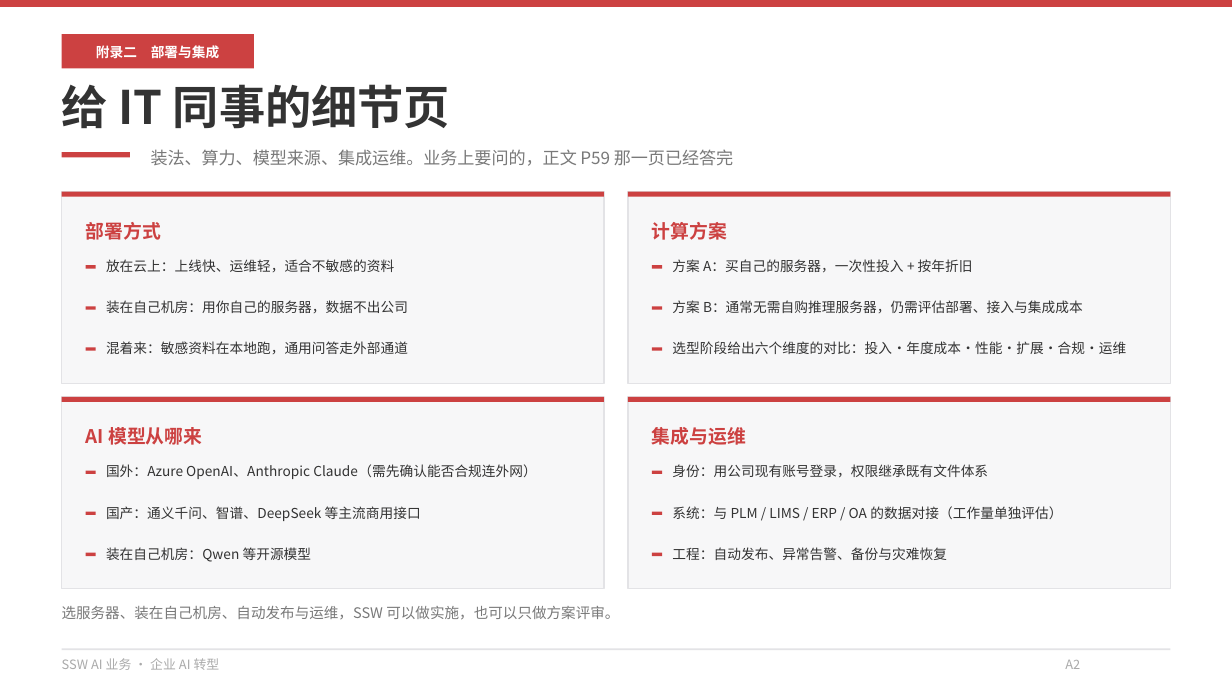
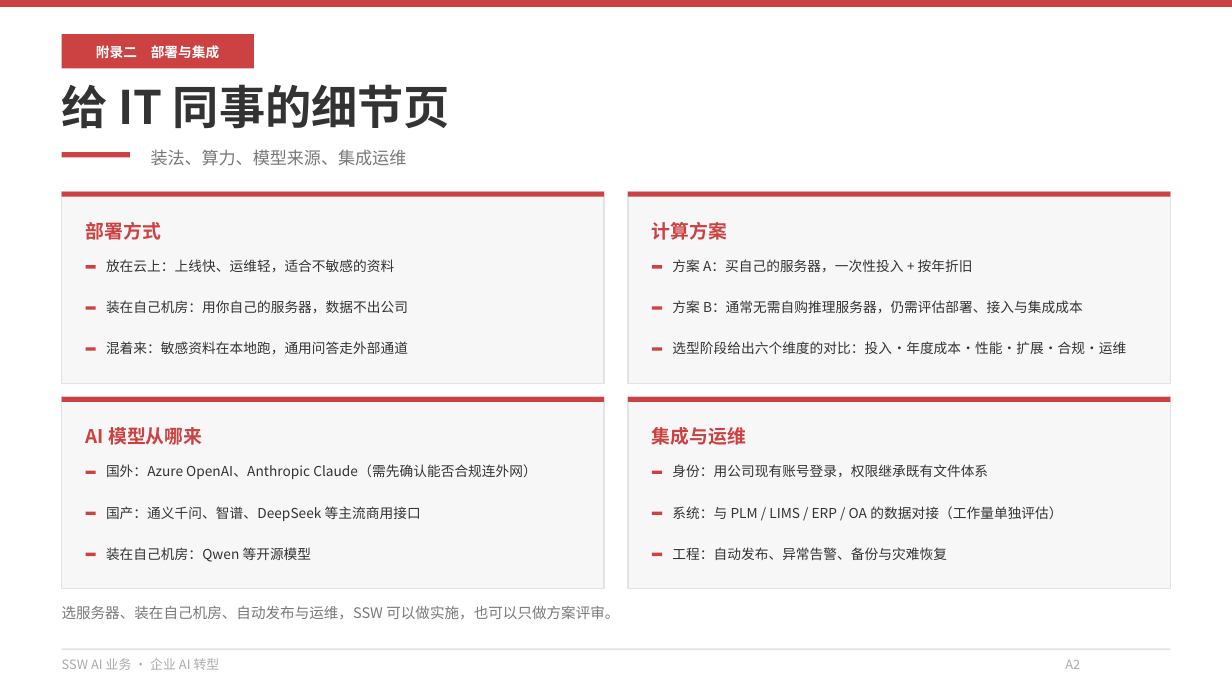
Before and after one commit to hveraus/ssw-business, a slide deck: slide 62 of SSW AI 业务_v2/SSW AI 业务_v7.pptx. Drawn at 1232x693 pixels with LibreOffice and Linux fonts; fonts in the diff are those of the drawing. Boxes give left, top, right and bottom in pixels: in the first picture for what was removed or moved away, otherwise in the second. Text is boxed around its words. In the diff, an @@ line names an element or a change of style, - is before the commit and + after.

Commit message:
P62 删除「业务上要问的，正文 P59 那一页已经答完」
副标题只留「装法、算力、模型来源、集成运维」，与全篇副标题体例一致（不带句号）

```diff
--- a/SSW AI 业务_v2/SSW AI 业务_v7.pptx
+++ b/SSW AI 业务_v2/SSW AI 业务_v7.pptx
@@ text at (151,149,407,166): text changed @@
-装法、算力、模型来源、集成运维。业务上要问的，正文 P59 那一页已经答完
+装法、算力、模型来源、集成运维
```
Also in this commit, not shown: 1 other file.
